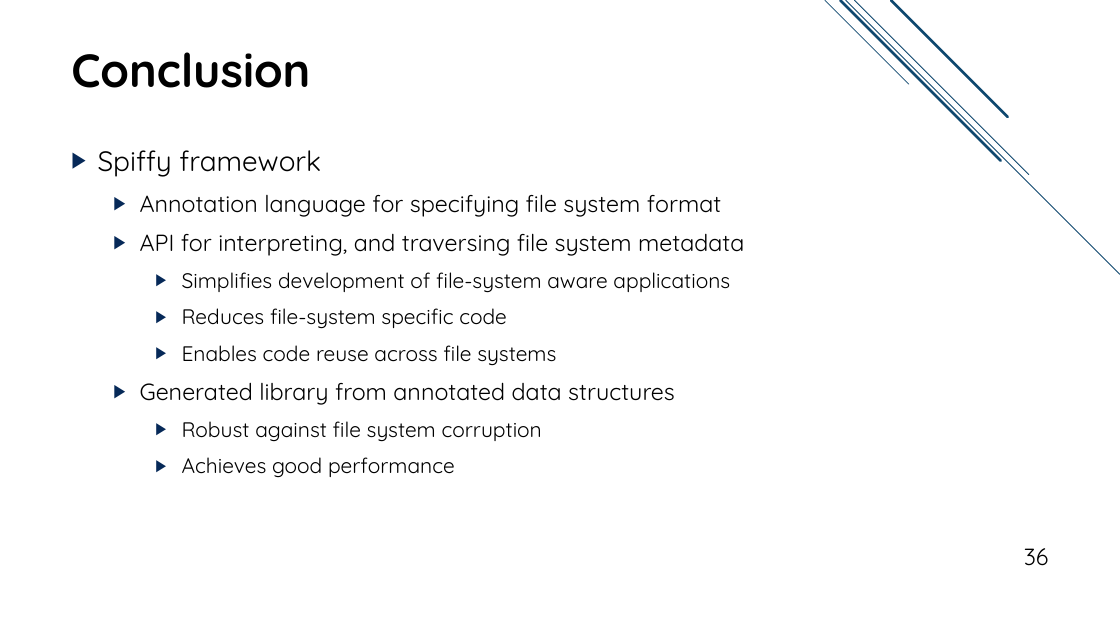
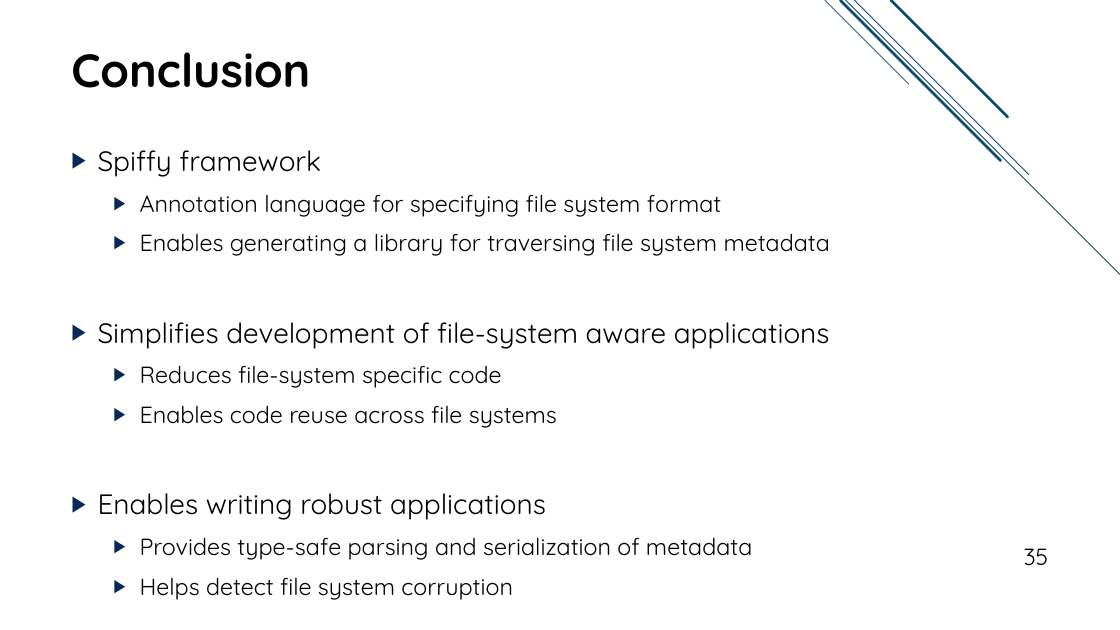
Before and after one commit to jacksun007/spiffy-paper, a slide deck: slide 35 of talk/spiffy_talk.pptx (slide 36 before the commit). Drawn at 1120x630 pixels with LibreOffice and Linux fonts; fonts in the diff are those of the drawing. Boxes give left, top, right and bottom in pixels: in the first picture for what was removed or moved away, otherwise in the second. Text is boxed around its words. In the diff, an @@ line names an element or a change of style, - is before the commit and + after.

```diff
--- a/talk/spiffy_talk.pptx
+++ b/talk/spiffy_talk.pptx
@@ text at <box>140,233,830,256</box>: text changed @@
-  ▶ API for interpreting, and traversing file system metadata
+  ▶ Enables generating a library for traversing file system metadata
@@ text at <box>98,322,830,428</box>: size 18 to 24 pt in "Simplifies development of file-system aware applications"; size 18 to 20 pt in "Reduces file-system specific code", "Enables code reuse across file systems"; list level 3 to 1 in "Simplifies development of file-system aware ..."; list level 3 to 2 in "Reduces file-system specific code"; list level 3 to 2 in "Enables code reuse across file ..." @@
@@ text at <box>98,493,752,560</box>: text changed; size 18 to 20 pt @@
-  ▶ Generated library from annotated data structures
-    ▶ Robust against file system corruption
-    ▶ Achieves good performance
+▶ Enables writing robust applications
+  ▶ Provides type-safe parsing and serialization of metadata
+  ▶ Helps detect file system corruption
@@ page number at <box>1024,548,1049,566</box>: text changed @@
-36
+35
```
Also in this commit, not shown: 24 other slides changed, 3 slides added, 2 slides removed.
